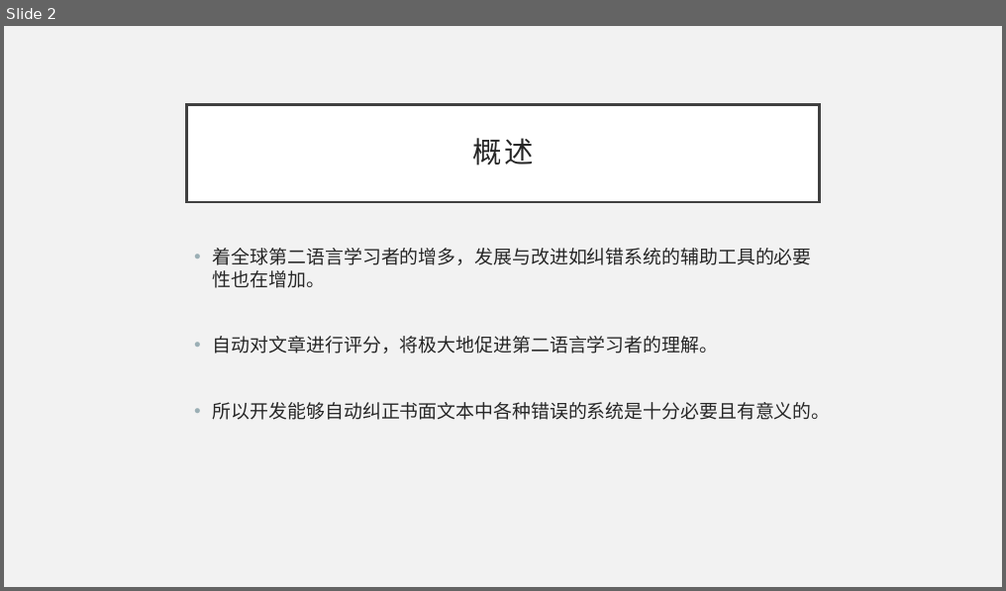
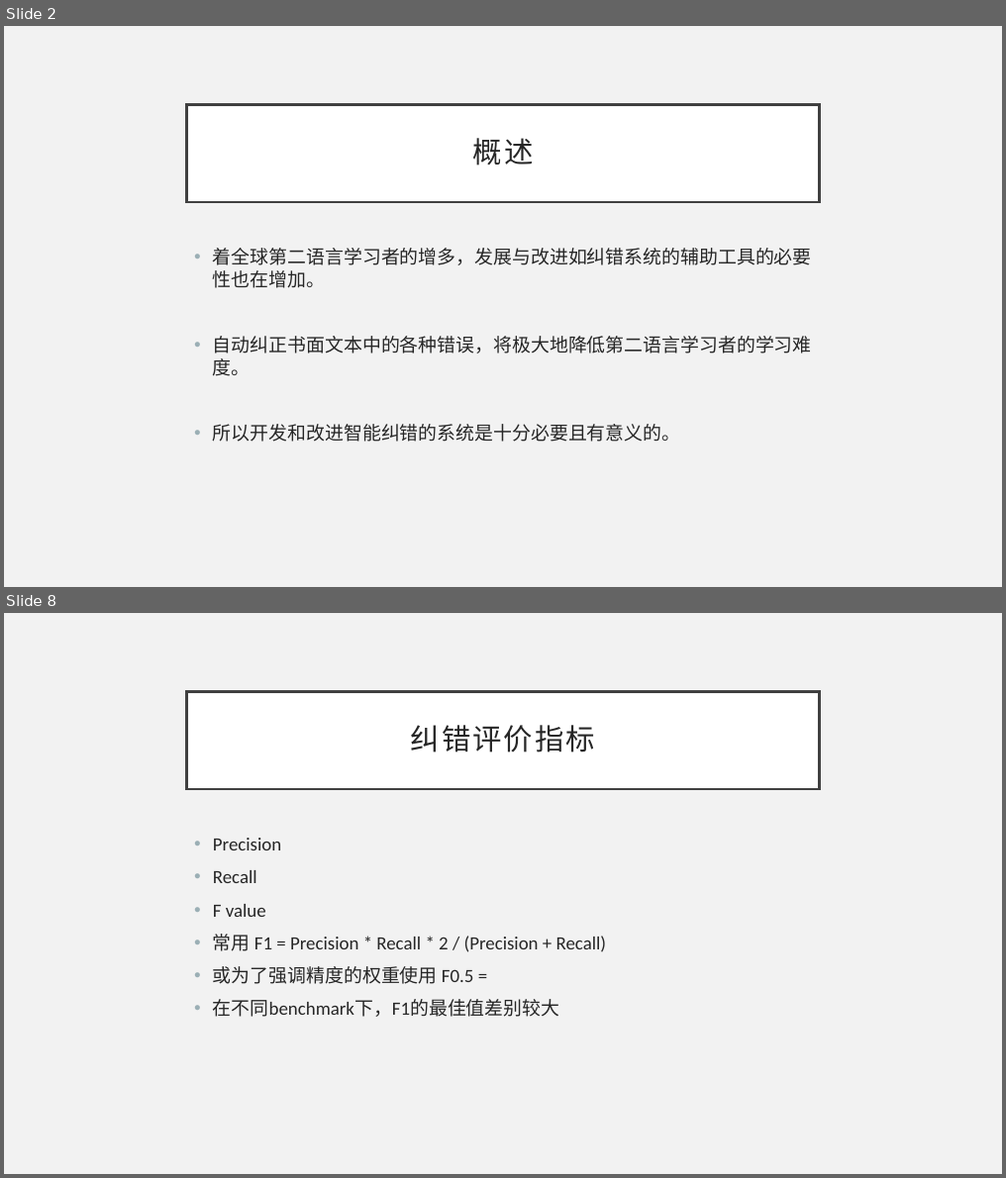
Before and after one commit to li-aolong/li-aolong.github.io, a slide deck: 北理东南研究院相关/报告-李英豪.pptx. Shown one above the other, each under a label of ours: slide 2 before the commit, slides 2 and 8 after it; the slides between them are not shown. The pictures are 1006x591 and 1006x1178 pixels, drawn with LibreOffice and Linux fonts; fonts in the diff are those of the drawing. Boxes give left, top, right and bottom in pixels: in the first picture for what was removed or moved away, otherwise in the second. Text is boxed around its words. In the diff, an @@ line names an element or a change of style, - is before the commit and + after.

```diff
--- a/北理东南研究院相关/报告-李英豪.pptx
+++ b/北理东南研究院相关/报告-李英豪.pptx
@@ slide 8 added at bbox=[4, 613, 1002, 1174], background #F2F2F2 @@
@@ title added at bbox=[187, 691, 819, 789], fill #FFFFFF, outline #404040 2.5 pt, 28 pt, text #262626 @@
+纠错评价指标
@@ text added at bbox=[213, 838, 607, 1017], 18 pt, text #262626 @@
+• Precision
+• Recall
+• F value
+• 常用 F1 = Precision * Recall * 2 / (Precision + Recall)
+• 或为了强调精度的权重使用 F0.5 =
+• 在不同benchmark下，F1的最佳值差别较大
@@ slide 2 changed as well @@
@@ text at bbox=[213, 336, 812, 442]: text changed @@
-• 自动对文章进行评分，将极大地促进第二语言学习者的理解。
-• 所以开发能够自动纠正书面文本中各种错误的系统是十分必要且有意义的。
+• 自动纠正书面文本中的各种错误，将极大地降低第二语言学习者的学习难度。
+• 所以开发和改进智能纠错的系统是十分必要且有意义的。
```
Also in this commit, not shown: 1 other slide changed, 11 other slides added, 1 slide removed.
